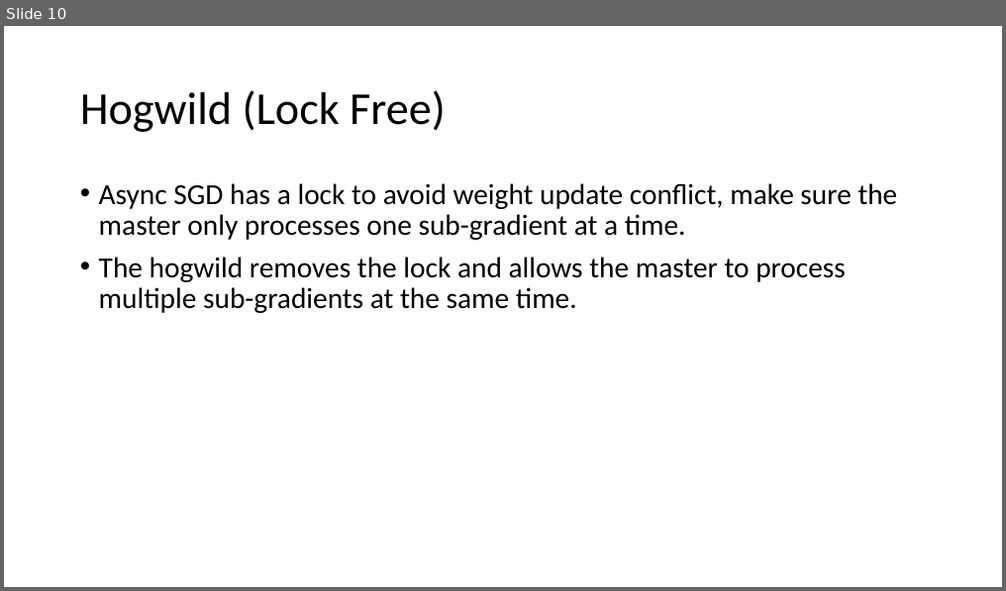
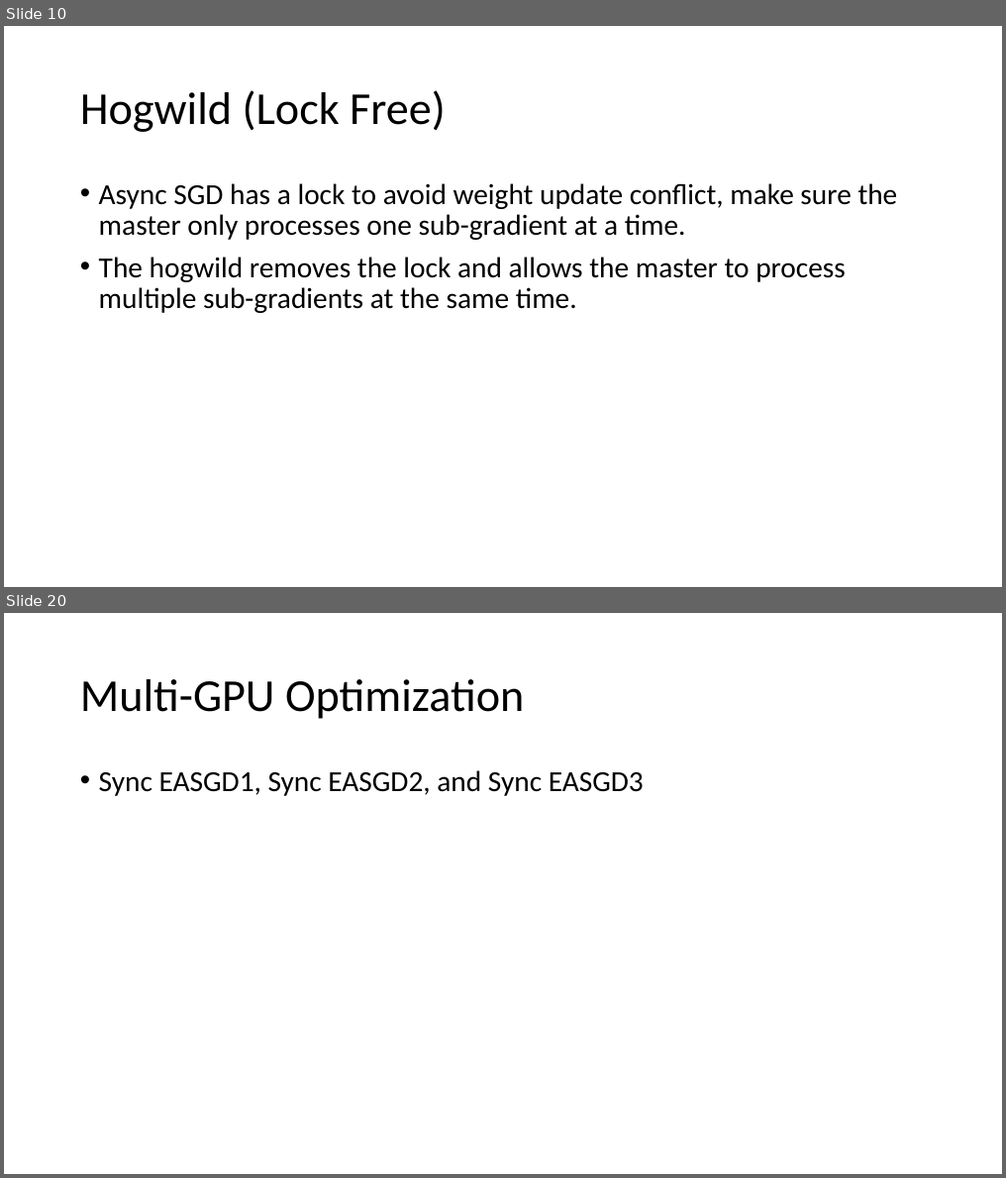
Before and after one commit to douxiaotian/archipapers, a slide deck: sdl on gpu.pptx. Shown one above the other, each under a label of ours: slide 10 before the commit, slides 10 and 20 after it; the slides between them are not shown. The pictures are 1006x591 and 1006x1178 pixels, drawn with LibreOffice and Linux fonts; fonts in the diff are those of the drawing. Boxes give left, top, right and bottom in pixels: in the first picture for what was removed or moved away, otherwise in the second. Text is boxed around its words. In the diff, an @@ line names an element or a change of style, - is before the commit and + after.

```diff
--- a/sdl on gpu.pptx
+++ b/sdl on gpu.pptx
@@ slide 20 added at <box>4,613,1002,1174</box>, background #FFFFFF @@
@@ title added at <box>80,679,524,719</box>, 44 pt, text #000000 @@
+Multi-GPU Optimization
@@ text added at <box>99,770,644,796</box>, 28 pt, text #000000 @@
+• Sync EASGD1, Sync EASGD2, and Sync EASGD3
```
Also in this commit, not shown: 2 slides changed, 7 other slides added, 2 slides removed.
